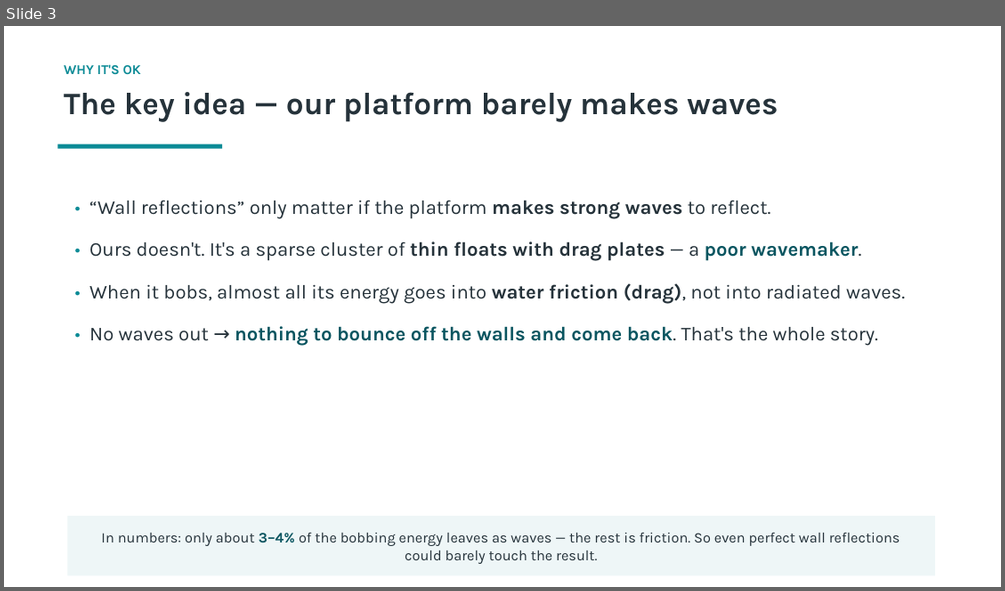
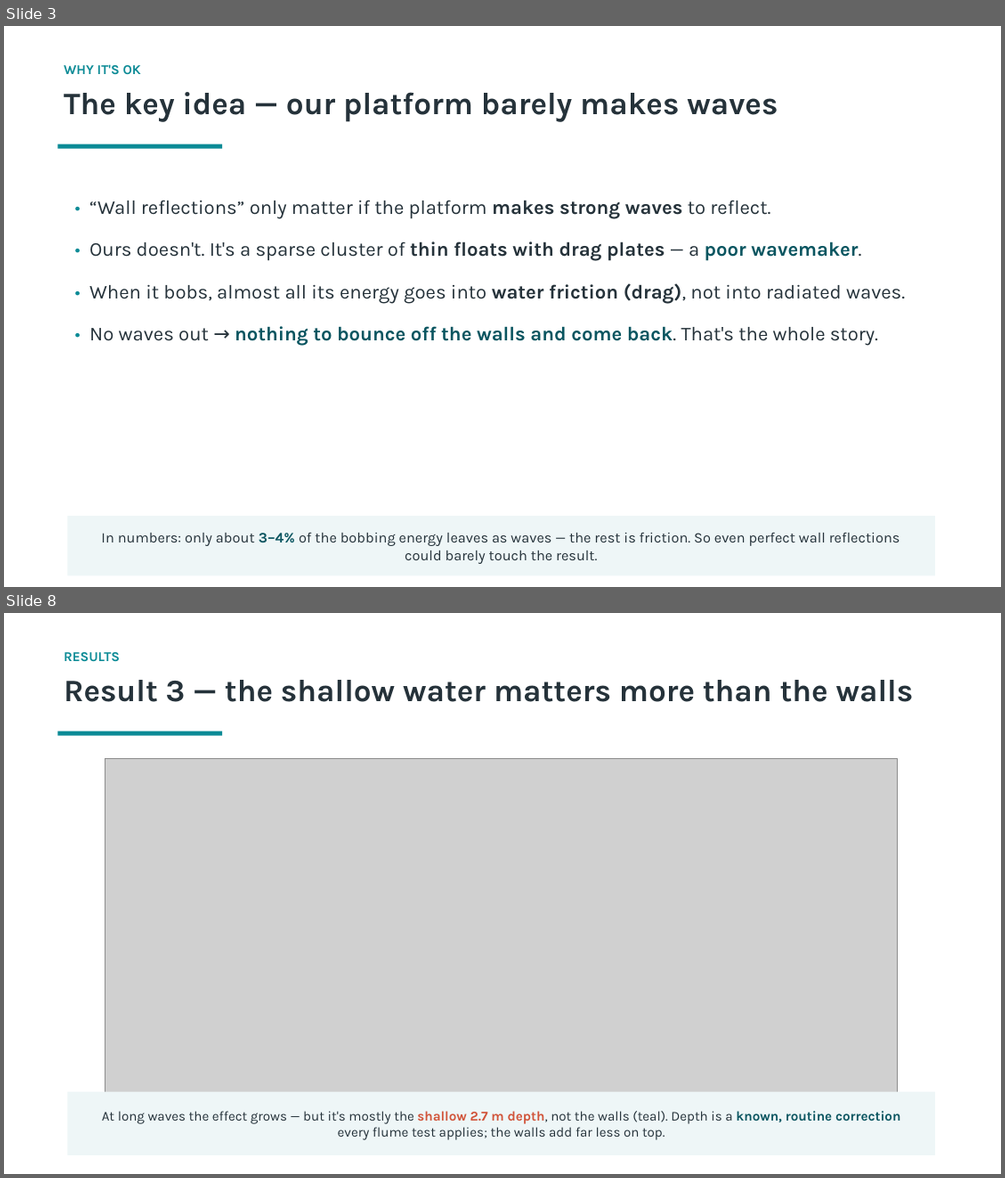
Before and after one commit to xabi80/HSP, a slide deck: studies/platform-12buoy/flume-wall-effect/Flume_wall_effect_explained.pptx. Shown one above the other, each under a label of ours: slide 3 before the commit, slides 3 and 8 after it; the slides between them are not shown. The pictures are 1005x591 and 1005x1178 pixels, drawn with LibreOffice and Linux fonts; fonts in the diff are those of the drawing; grey boxes stand for pictures. Boxes give left, top, right and bottom in pixels: in the first picture for what was removed or moved away, otherwise in the second. Text is boxed around its words. In the diff, an @@ line names an element or a change of style, - is before the commit and + after.

```diff
--- a/studies/platform-12buoy/flume-wall-effect/Flume_wall_effect_explained.pptx
+++ b/studies/platform-12buoy/flume-wall-effect/Flume_wall_effect_explained.pptx
@@ slide 8 added at (4, 613, 1001, 1174), background #FFFFFF @@
@@ text added at (64, 652, 120, 662), 13 pt, text #0C8B96, bold @@
+RESULTS
@@ text added at (64, 680, 914, 702), 30 pt, text #25323A, bold @@
+Result 3 — the shallow water matters more than the walls
@@ rectangle added at (57, 731, 222, 736), fill #0C8B96 @@
@@ picture added at (105, 759, 898, 1133) @@
@@ rectangle added at (67, 1092, 935, 1155), fill #EEF6F7 @@
@@ text added at (102, 1111, 900, 1140), 13 pt, text #25323A @@
+At long waves the effect grows — but it's mostly the shallow 2.7 m depth, not the walls (teal). Depth is a known, routine correction every flume test applies; the walls add far less on top.
```
Also in this commit, not shown: 9 slides changed, 1 slide removed, 23 other files.
